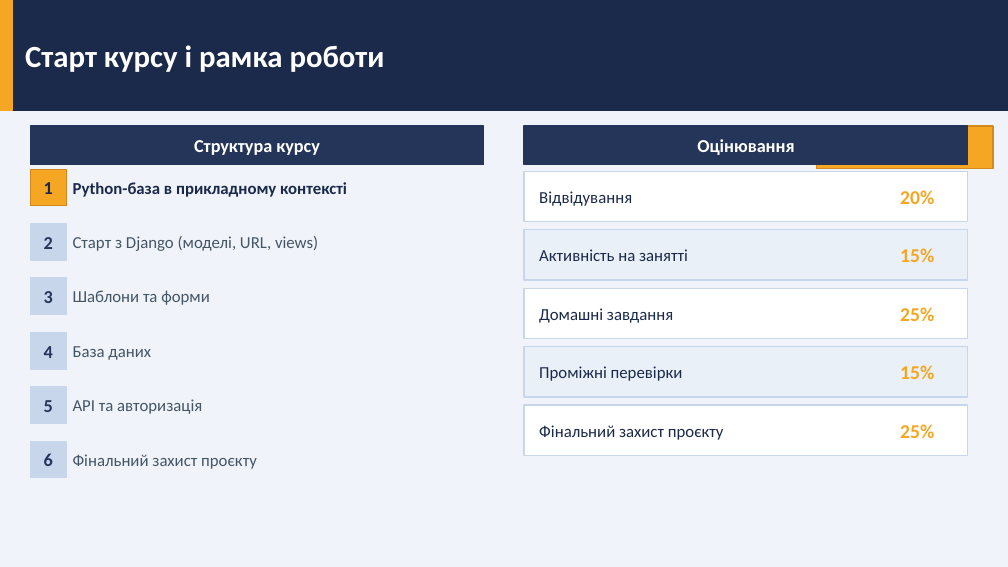
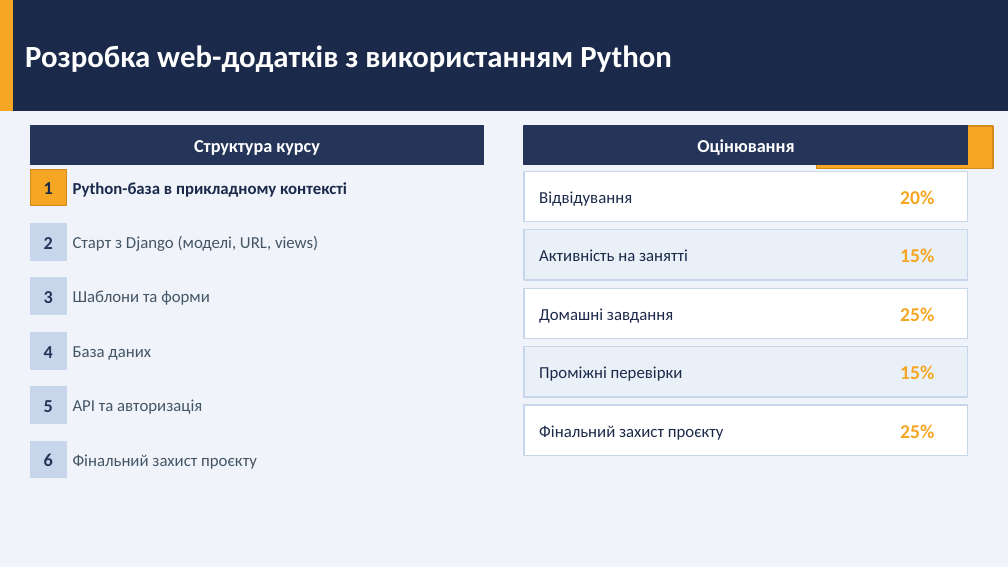
Before and after one commit to dmitriy-shtefan/python-web, a slide deck: slide 4 of заняття_1_python_core/презентація/python_для_web.pptx (slide 3 before the commit). Drawn at 1008x567 pixels with LibreOffice and Linux fonts; fonts in the diff are those of the drawing. Boxes give left, top, right and bottom in pixels: in the first picture for what was removed or moved away, otherwise in the second. Text is boxed around its words. In the diff, an @@ line names an element or a change of style, - is before the commit and + after.

```diff
--- a/заняття_1_python_core/презентація/python_для_web.pptx
+++ b/заняття_1_python_core/презентація/python_для_web.pptx
@@ text at [25,45,671,72]: text changed @@
-Старт курсу і рамка роботи
+Розробка web-додатків з використанням Python
```
Also in this commit, not shown: 6 other slides changed, 6 slides added, 3 slides removed, 8 other files.
